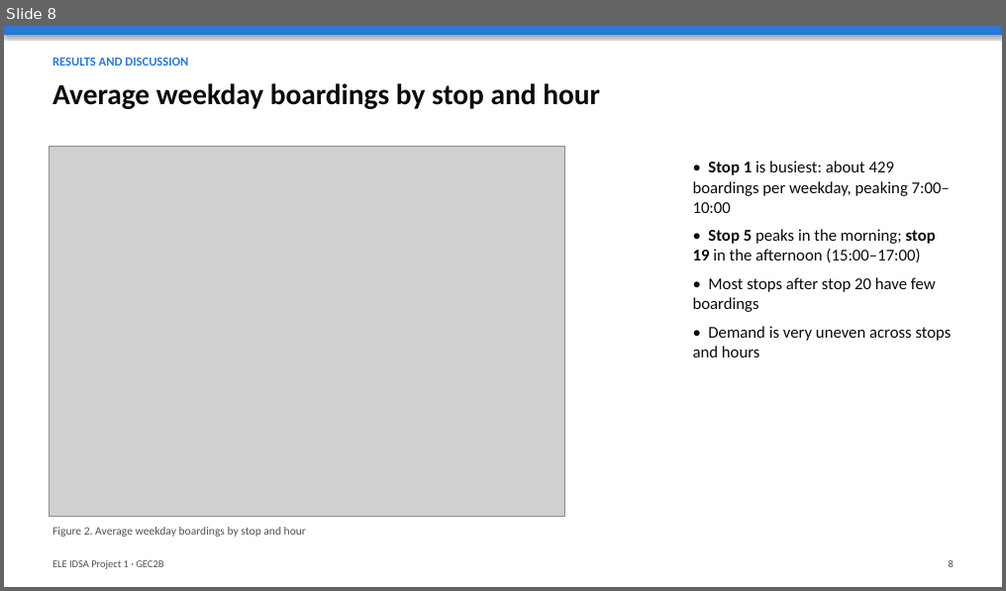
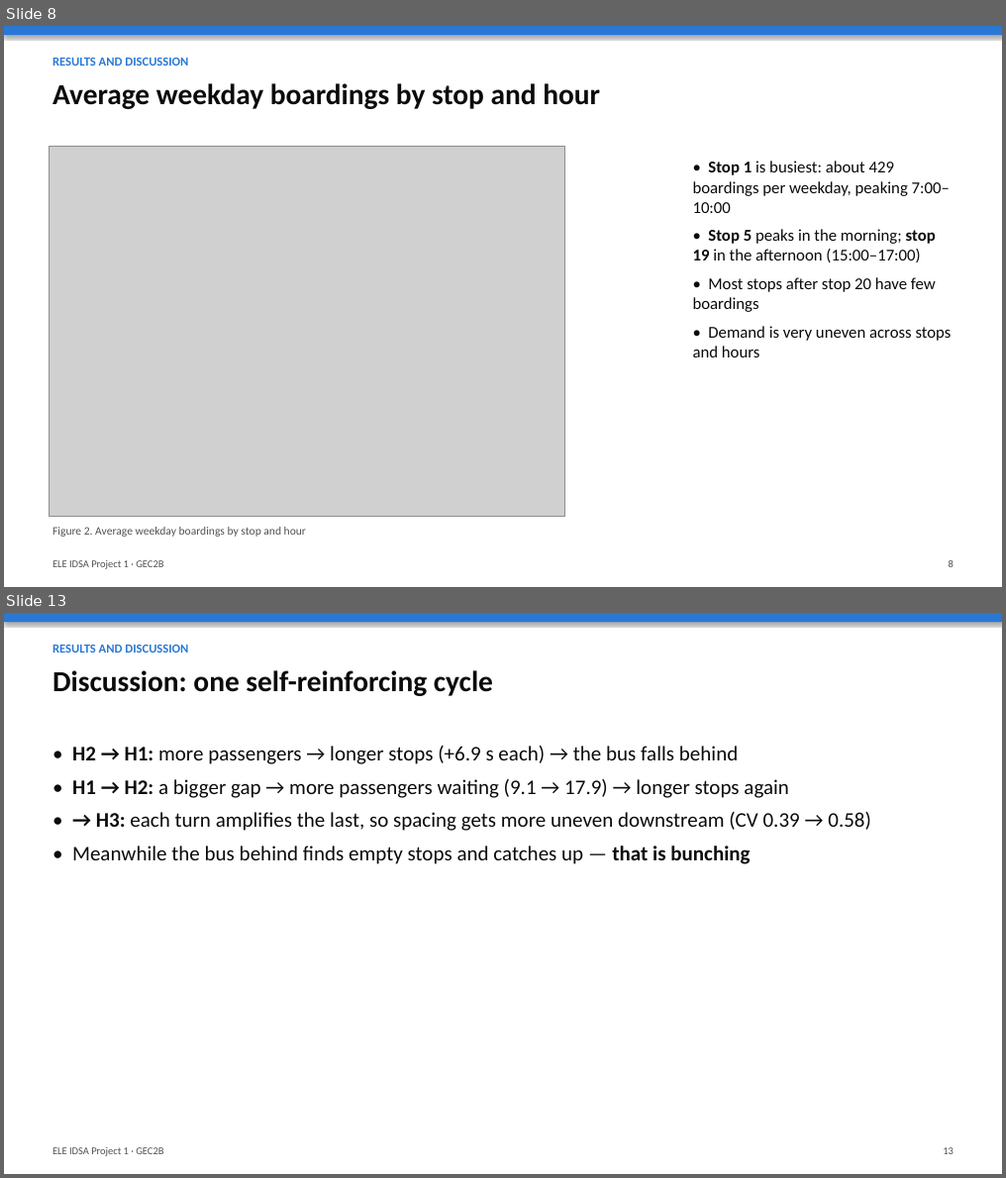
Before and after one commit to RJL-Marquez/ELE-IDSA-PROJECT-1, a slide deck: report/output/ELE_IDSA_Project1_Slides.pptx. Shown one above the other, each under a label of ours: slide 8 before the commit, slides 8 and 13 after it; the slides between them are not shown. The pictures are 1006x591 and 1006x1178 pixels, drawn with LibreOffice and Linux fonts; fonts in the diff are those of the drawing; grey boxes stand for pictures. Boxes give left, top, right and bottom in pixels: in the first picture for what was removed or moved away, otherwise in the second. Text is boxed around its words. In the diff, an @@ line names an element or a change of style, - is before the commit and + after.

```diff
--- a/report/output/ELE_IDSA_Project1_Slides.pptx
+++ b/report/output/ELE_IDSA_Project1_Slides.pptx
@@ slide 13 added at box(4, 613, 1002, 1174), background #FFFFFF @@
@@ rectangle added at box(4, 613, 1002, 622), fill #2A78D6 @@
@@ text added at box(53, 644, 188, 653), 12 pt, text #2A78D6, bold @@
+RESULTS AND DISCUSSION
@@ text added at box(53, 670, 493, 696), 28 pt, text #0B0B0B, bold @@
+Discussion: one self-reinforcing cycle
@@ text added at box(72, 746, 871, 864), 20 pt, text #0B0B0B @@
+• H2 → H1: more passengers → longer stops (+6.9 s each) → the bus falls behind
+• H1 → H2: a bigger gap → more passengers waiting (9.1 → 17.9) → longer stops again
+• → H3: each turn amplifies the last, so spacing gets more uneven downstream (CV 0.39 → 0.58)
+• Meanwhile the bus behind finds empty stops and catches up — that is bunching
@@ text added at box(53, 1148, 163, 1157), 10 pt, text #52514E @@
+ELE IDSA Project 1 · GEC2B
@@ text added at box(943, 1148, 953, 1155), 10 pt, text #52514E @@
+13
```
Also in this commit, not shown: 2 slides changed, 6 other slides added, 3 other files.
